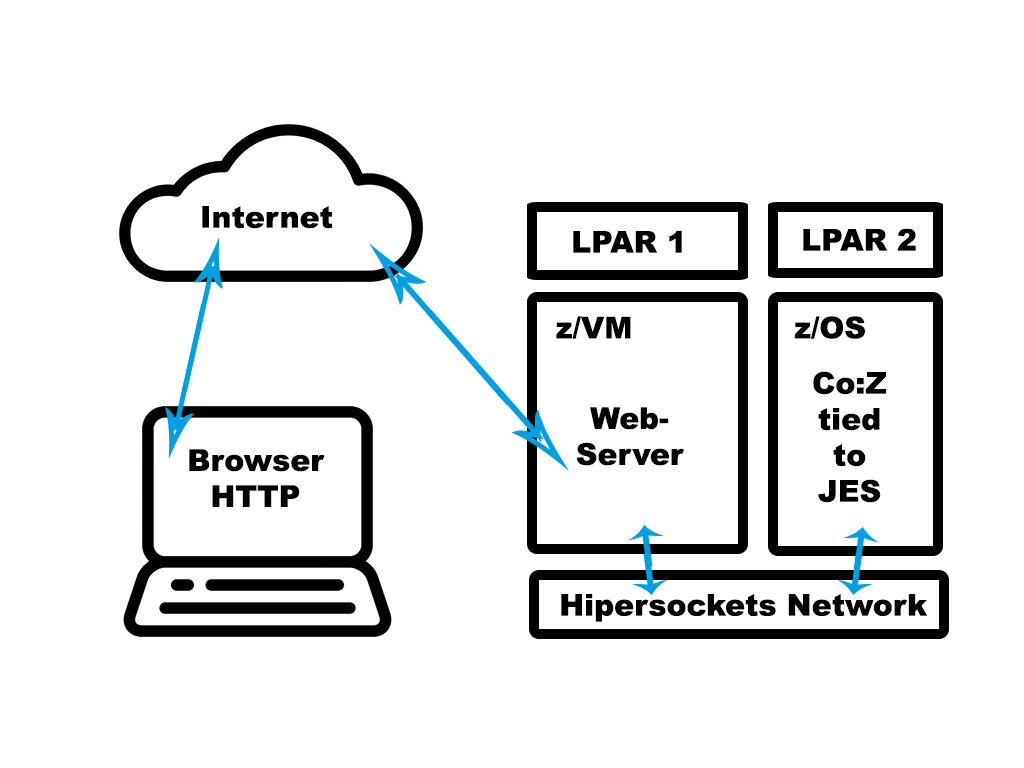
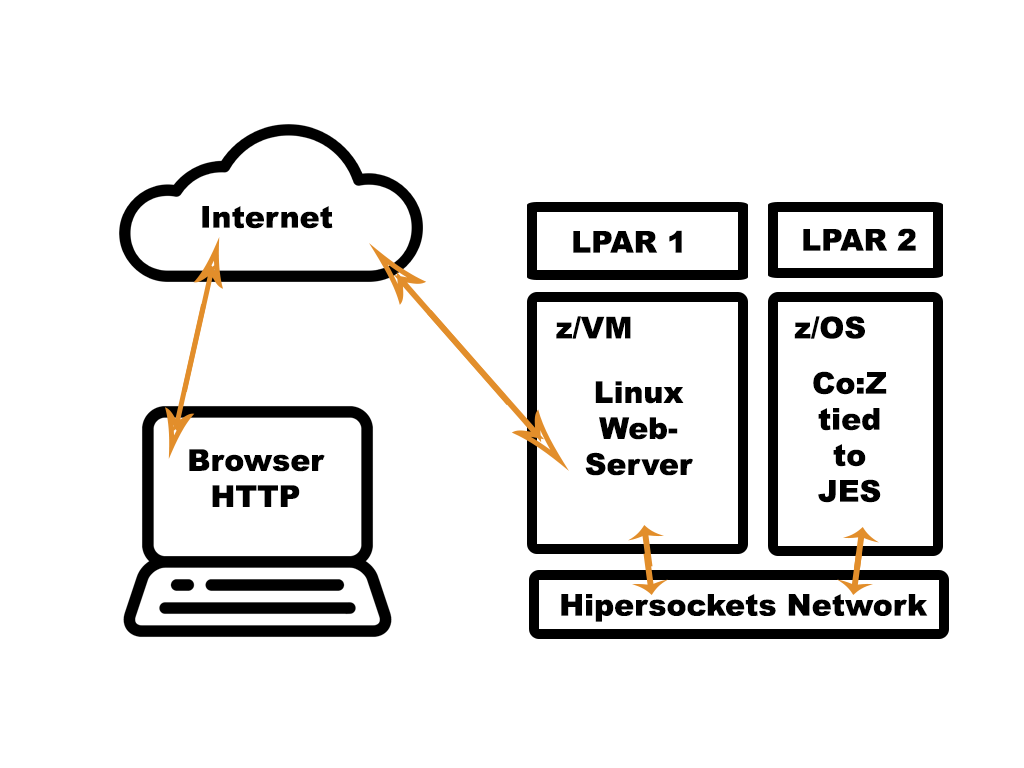
Layers edited between the first and the second 1024x768 image:
painted on "Form 3 Kopie 3" over box(843, 527, 879, 569)
painted on "Form 3 Kopie 2" over box(837, 553, 873, 595)
painted on "Form 3 Kopie" over box(628, 525, 664, 567)
painted on "Form 3" over box(632, 553, 668, 595)
renamed "Web- Server" to "Linux Web- Server", painted on it over box(576, 381, 693, 476)
painted on "Form 2 Kopie" over box(182, 237, 223, 392)
painted on "Form 2" over box(165, 304, 206, 459)
painted on "Form 1 Kopie" over box(369, 243, 511, 405)
painted on "Form 1" over box(427, 310, 569, 471)
